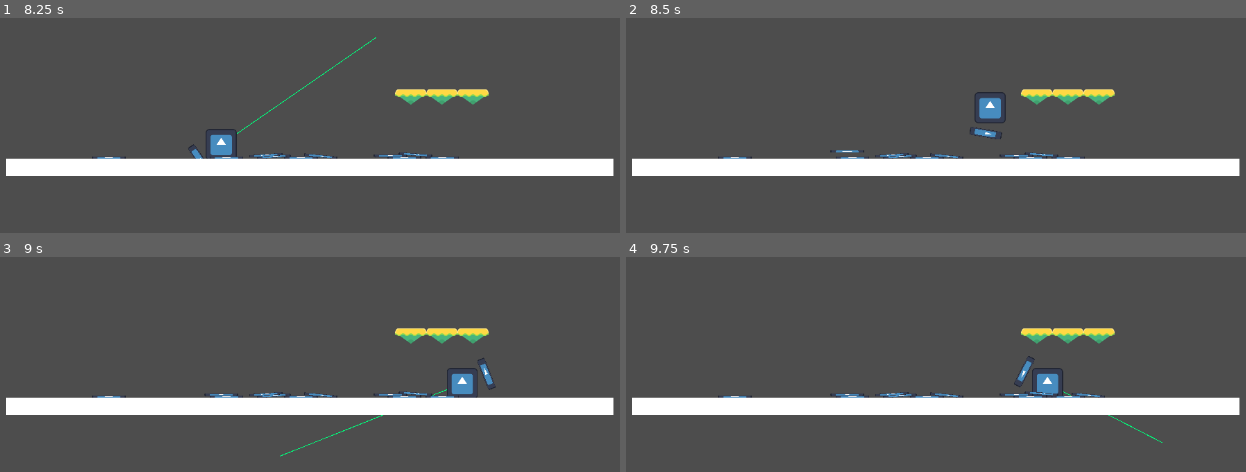
Above: before the commit, frames 1-4 (two rows, left to right).
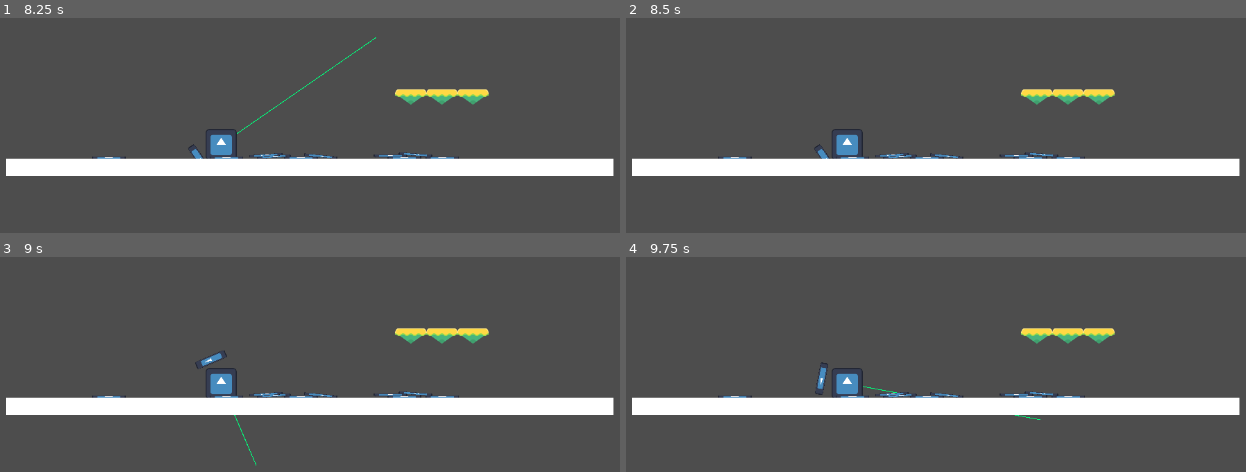
Above: after the commit, the same moments.

Repository: pmarsh-scottlogic/GMTKGameJam2023
Game: Godot game, scene res://Scenes/MainScene.tscn
The game is run twice, just before and just after one commit, with the same random seed, the same clock (stepped at 60 frames per second) and the same inputs. The engine's default icon, where the game draws it, is replaced by a stand-in: a white triangle on a blue panel in a dark square.
Inputs (mouse positions are in pixels of both pictures, inside the frame that each line leads up to):
- Up to frame 1 (8.25 s): tap Enter at 0.5, 4.25, 8 s; move the mouse to (471, 114) at 0.52 s; click (471, 114) at 0.67 s; move the mouse to (136, 159) at 1.27 s; click (136, 159) at 1.42 s; move the mouse to (378, 37) at 2.02 s; click (378, 37) at 2.17 s; move the mouse to (254, 226) at 2.77 s; click (254, 226) at 2.92 s; tap Space at 3.5, 5.75 s; move the mouse to (533, 202) at 3.52 s; click (533, 202) at 3.67 s; move the mouse to (55, 69) at 4.27 s; click (55, 69) at 4.42 s; move the mouse to (334, 136) at 5.02 s; click (334, 136) at 5.17 s; move the mouse to (173, 24) at 5.77 s; click (173, 24) at 5.92 s; move the mouse to (471, 114) at 6.52 s; click (471, 114) at 6.67 s; move the mouse to (136, 159) at 7.27 s; click (136, 159) at 7.42 s; move the mouse to (378, 37) at 8.02 s; click (378, 37) at 8.17 s
- Up to frame 2 (8.5 s): no input
- Up to frame 3 (9 s): move the mouse to (254, 465) at 8.77 s; click (254, 465) at 8.92 s
- Up to frame 4 (9.75 s): tap Space at 9.5 s; move the mouse to (1159, 441) at 9.52 s; click (1159, 441) at 9.67 s

Frame 1 is identical in both runs. In frame 2, 1.1% of the frame differs, in the area x 30-62%, y 34-66%; in frame 3, 1.3%, in the area x 31-80%, y 43-98%; in frame 4, 1.3%.

Commit message:
Add arrow limit

Diff:
--- a/project/Scripts/Player.gd
+++ b/project/Scripts/Player.gd
@@ -8,6 +8,8 @@
 
 # Mouse held position
 var mouseHeld: bool = false
+
+@export var arrows: int = 10
 
 # The Indicator Arrow
 @onready var line := $Line2D
@@ -36,9 +38,12 @@
 		line.points[1] = to_local(get_global_mouse_position())
 
 func _addPlayerForce(force: Vector2):
+	if arrows == 0:
+		return
 	self.linear_velocity = Vector2.ZERO
 	apply_impulse(force)
 	_spawnArrow()
+	arrows -= 1
 
 func _spawnArrow():
 	var newArrow = arrowScene.instantiate()
